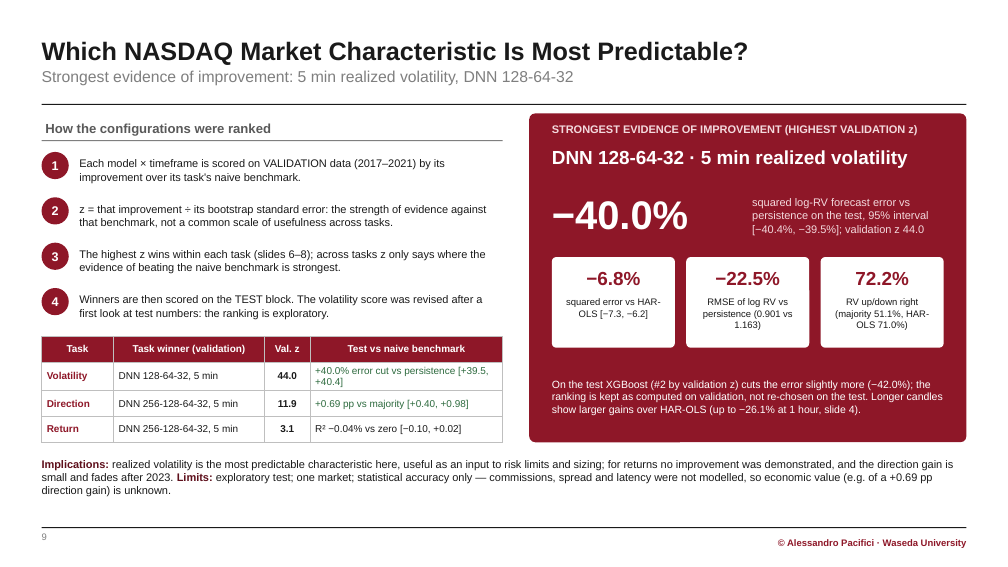
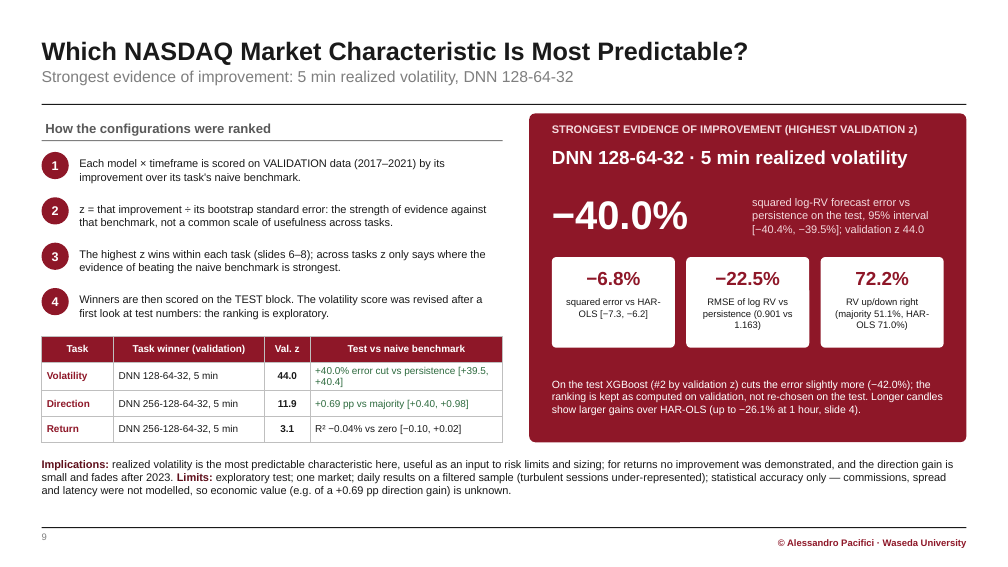
Before and after one commit to Paciooo/Project_ai_ML_bigdata, a slide deck: slide 9 of presentation/NASDAQ_multitarget_report.pptx. Drawn at 1008x567 pixels with LibreOffice and Linux fonts; fonts in the diff are those of the drawing. Boxes give left, top, right and bottom in pixels: in the first picture for what was removed or moved away, otherwise in the second. Text is boxed around its words. In the diff, an @@ line names an element or a change of style, - is before the commit and + after.

```diff
--- a/presentation/NASDAQ_multitarget_report.pptx
+++ b/presentation/NASDAQ_multitarget_report.pptx
@@ text at (42, 460, 953, 497): text changed @@
-Implications: realized volatility is the most predictable characteristic here, useful as an input to risk limits and sizing; for returns no improvement was demonstrated, and the direction gain is small and fades after 2023. Limits: exploratory test; one market; statistical accuracy only — commissions, spread and latency were not modelled, so economic value (e.g. of a +0.69 pp direction gain) is unknown.
+Implications: realized volatility is the most predictable characteristic here, useful as an input to risk limits and sizing; for returns no improvement was demonstrated, and the direction gain is small and fades after 2023. Limits: exploratory test; one market; daily results on a filtered sample (turbulent sessions under-represented); statistical accuracy only — commissions, spread and latency were not modelled, so economic value (e.g. of a +0.69 pp direction gain) is unknown.
```
Also in this commit, not shown: 3 other slides changed, 16 other files.
